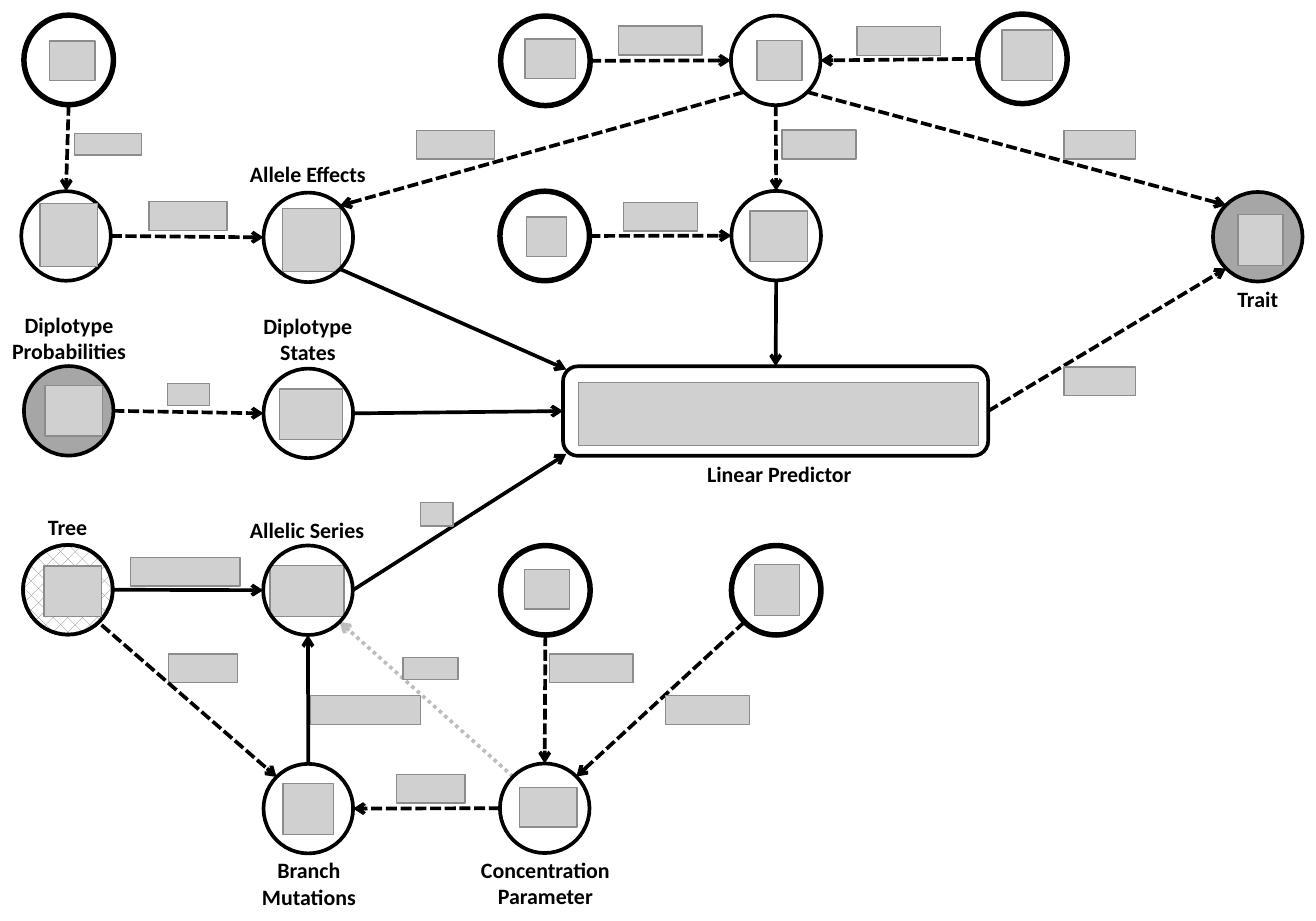
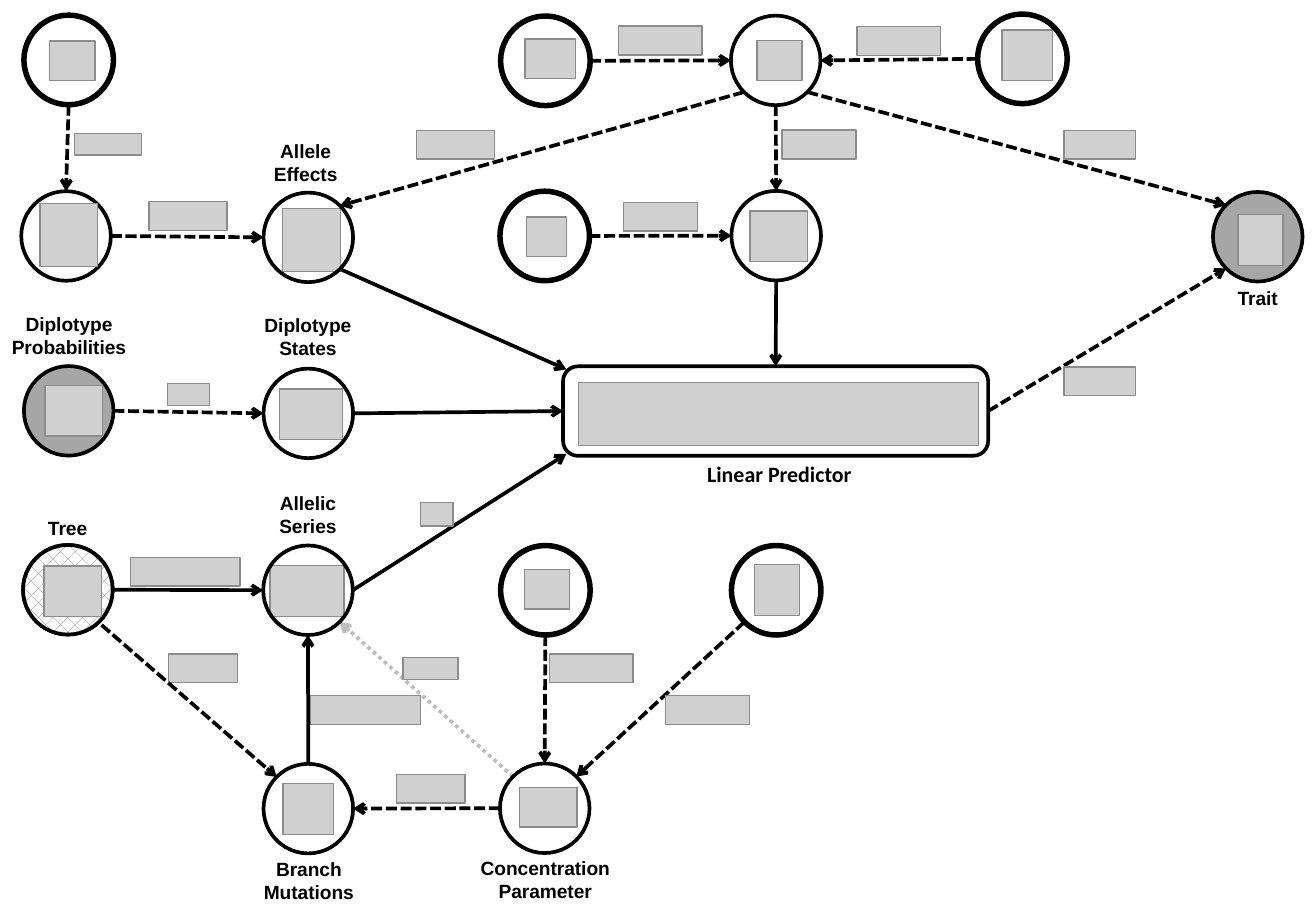
Before and after one commit to wesleycrouse/TIMBR_data, a slide deck: slide 1 of other_figures/TIMBR_DAG.pptx. Drawn at 1316x921 pixels with LibreOffice and Linux fonts; fonts in the diff are those of the drawing; grey boxes stand for pictures; background and template pictures are left out. Boxes give left, top, right and bottom in pixels: in the first picture for what was removed or moved away, otherwise in the second. Text is boxed around its words. In the diff, an @@ line names an element or a change of style, - is before the commit and + after.

```diff
--- a/other_figures/TIMBR_DAG.pptx
+++ b/other_figures/TIMBR_DAG.pptx
@@ size 12 to 10.5 pt, font Calibri to Arial in 8 elements at bbox=[1238, 291, 1278, 305], bbox=[48, 521, 87, 535], bbox=[481, 861, 610, 898], bbox=[264, 862, 354, 900], bbox=[264, 318, 351, 356], bbox=[12, 317, 126, 355], bbox=[279, 496, 336, 534], bbox=[274, 144, 338, 182] @@
@@ text "Allele Effects": place and size @@
-text "Allele Effects" at bbox=[250, 166, 365, 182]
+text "Allele Effects" at bbox=[274, 144, 338, 182]
@@ text "Allelic Series": place and size @@
-text "Allelic Series" at bbox=[250, 522, 364, 544]
+text "Allelic Series" at bbox=[279, 496, 336, 534]
```
Also in this commit, not shown: 53 other files.
